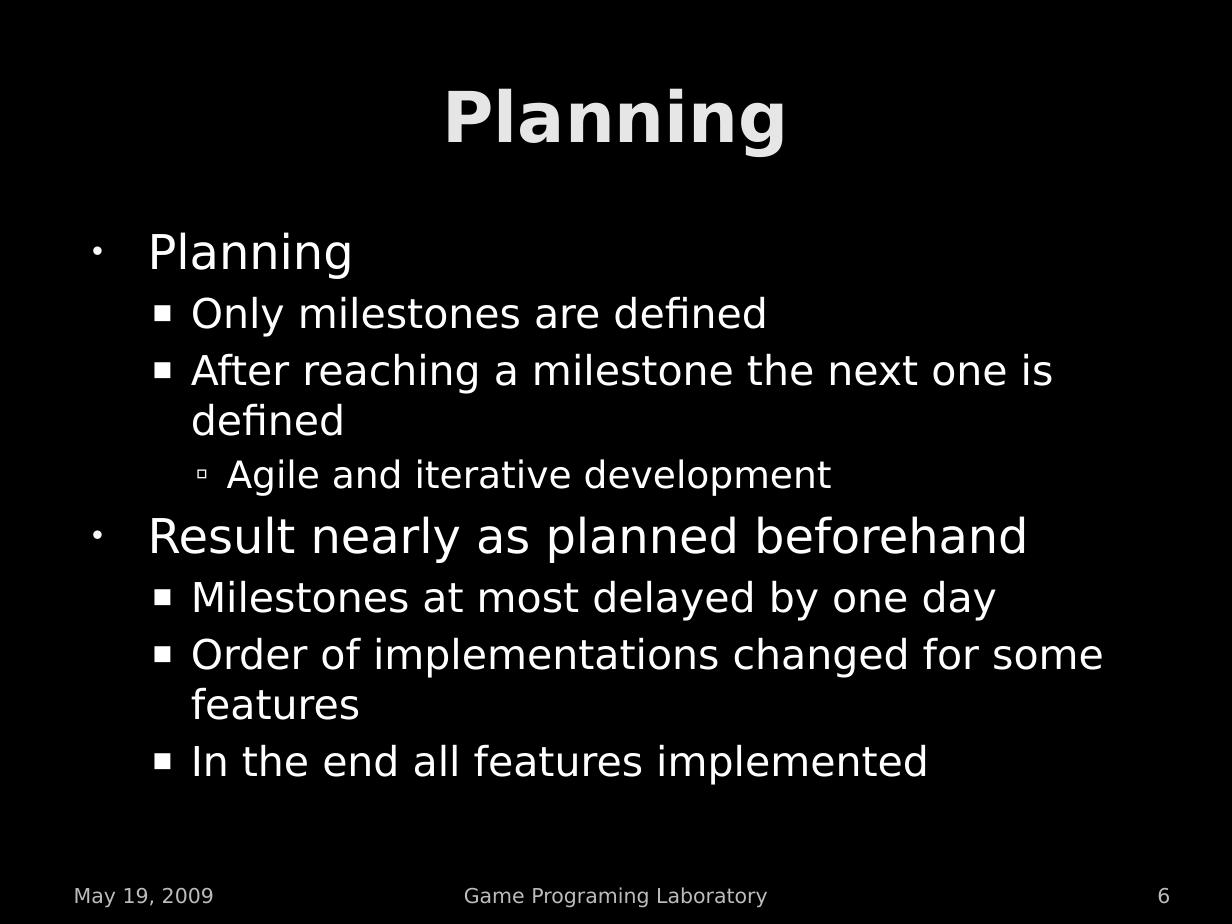
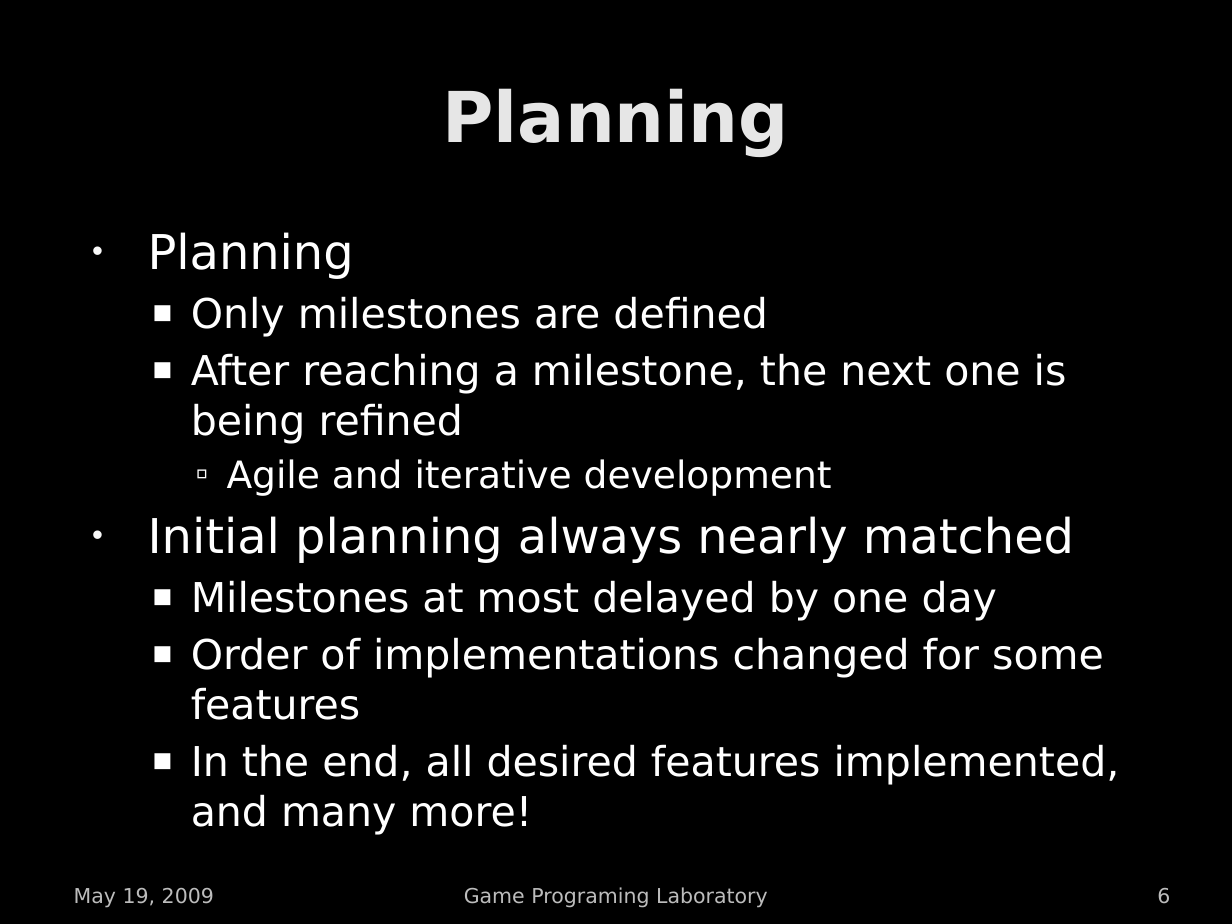
Before and after one commit to cfo82/Magmageddon, a slide deck: slide 6 of documentation/debriefing_presentation.pptx. Drawn at 1232x924 pixels with LibreOffice and Linux fonts; fonts in the diff are those of the drawing; background and template pictures are left out. Boxes give left, top, right and bottom in pixels: in the first picture for what was removed or moved away, otherwise in the second. Text is boxed around its words. In the diff, an @@ line names an element or a change of style, - is before the commit and + after.

```diff
--- a/documentation/debriefing_presentation.pptx
+++ b/documentation/debriefing_presentation.pptx
@@ text at (191,353,1067,444): text changed @@
-  ■ After reaching a milestone the next one is defined
+  ■ After reaching a milestone, the next one is being refined
@@ text at (148,516,1074,563): text changed @@
-• Result nearly as planned beforehand
+• Initial planning always nearly matched
@@ text at (191,744,1120,835): text changed @@
-  ■ In the end all features implemented
+  ■ In the end, all desired features implemented, and many more!
```
Also in this commit, not shown: 4 other slides changed, 2 other files.
